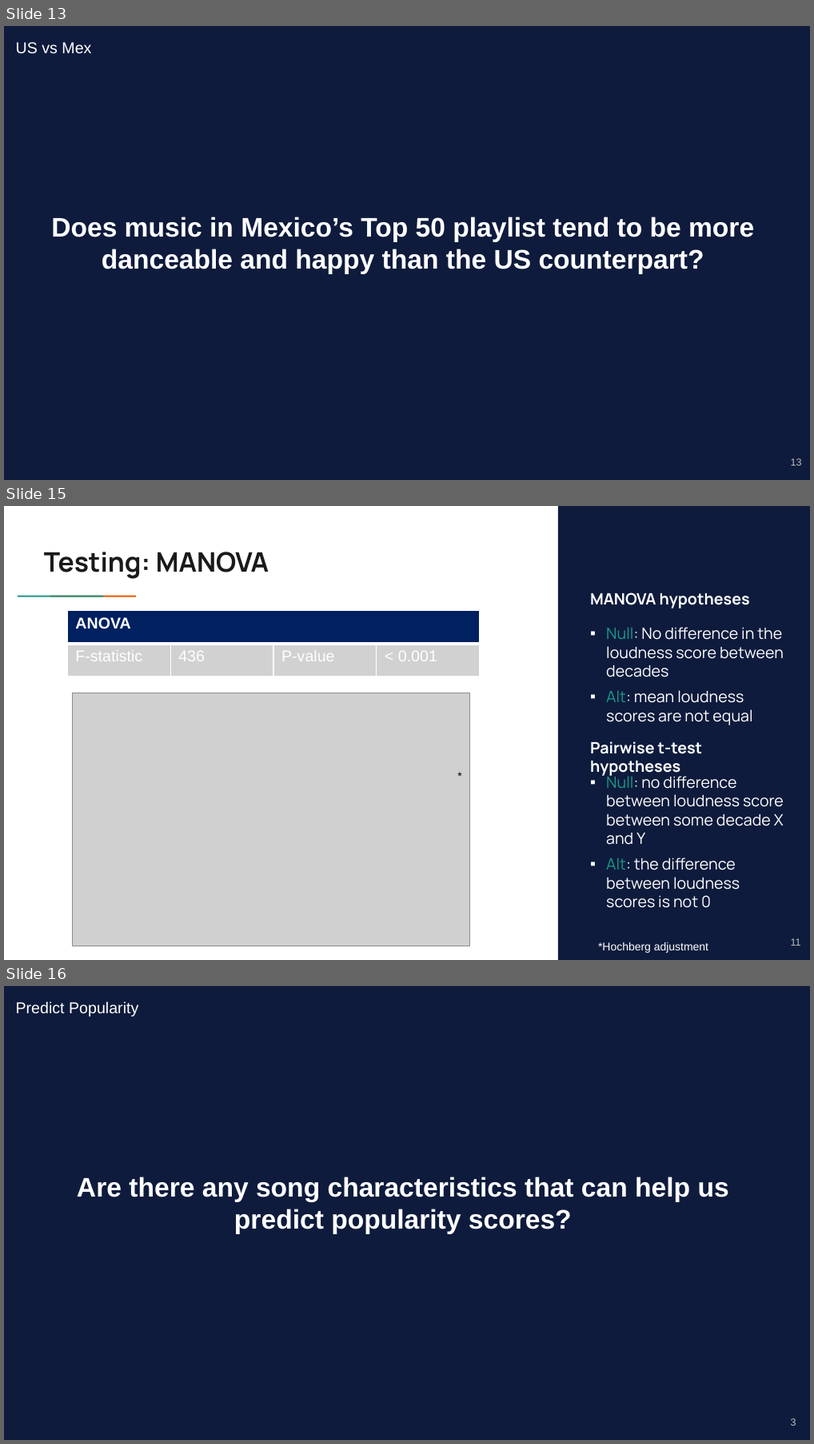
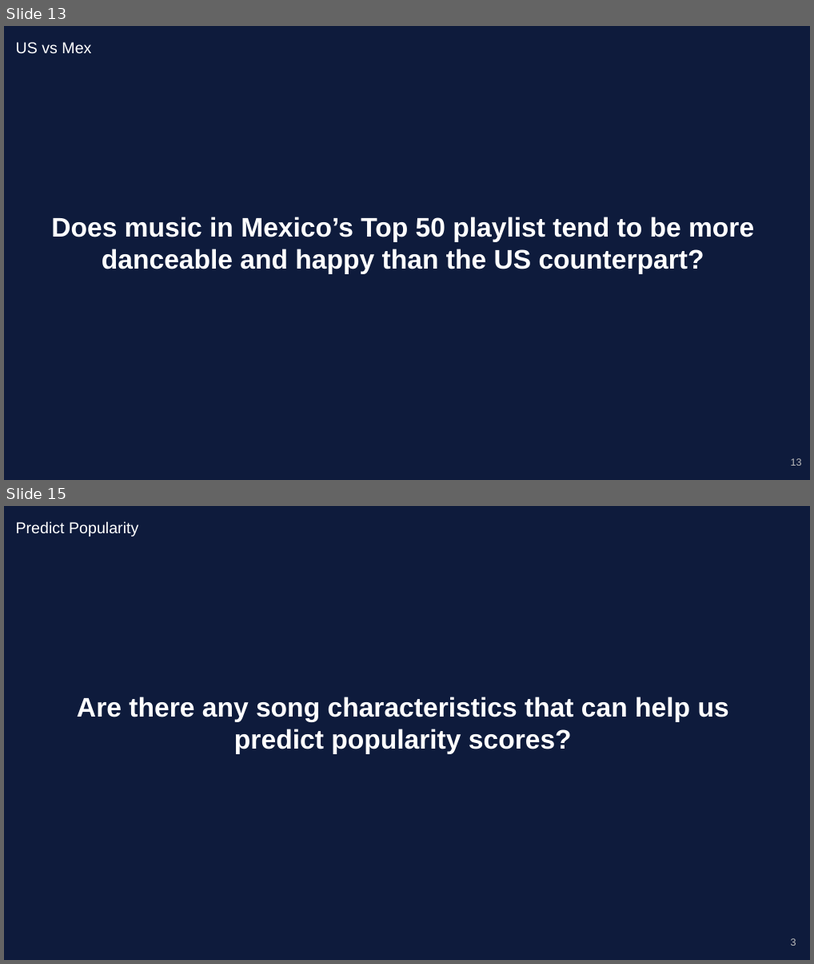
Before and after one commit to ModeEdna/511FinalProject, a slide deck: 511FinalPresentation.pptx. Shown one above the other, each under a label of ours: slides 13, 15 and 16 before the commit, slides 13 and 15 after it; the slides between them are not shown. The pictures are 814x1444 and 814x964 pixels, drawn with LibreOffice and Linux fonts; fonts in the diff are those of the drawing; grey boxes stand for pictures. Boxes give left, top, right and bottom in pixels: in the first picture for what was removed or moved away, otherwise in the second. Text is boxed around its words. In the diff, an @@ line names an element or a change of style, - is before the commit and + after.

```diff
--- a/511FinalPresentation.pptx
+++ b/511FinalPresentation.pptx
@@ slide 15 removed at [4,506,810,960], background #FFFFFF @@
@@ rectangle removed at [558,506,810,959] @@
@@ title removed at [44,552,269,579] @@
-Testing: MANOVA
@@ rectangle removed at [44,594,78,598] @@
@@ rectangle removed at [77,594,110,598] @@
@@ text removed at [590,592,750,608] @@
-MANOVA hypotheses
@@ table removed at [68,611,481,676], 2 rows, 4 columns @@
-ANOVA |  |  | 
-F-statistic | 436 | P-value | < 0.001
@@ text removed at [606,627,784,725] @@
-▪ Null: No difference in the loudness score between decades
-▪ Alt: mean loudness scores are not equal
@@ picture removed at [73,692,470,945] @@
@@ text removed at [590,741,703,777] @@
-Pairwise t-test hypotheses
@@ text removed at [450,765,474,788] @@
-*
@@ text removed at [606,772,784,908] @@
-▪ Null: no difference between loudness score between some decade X and Y
-▪ Alt: the difference between loudness scores is not 0
@@ text removed at [598,942,709,952] @@
-*Hochberg adjustment
@@ text removed at [791,938,802,945] @@
-11
@@ what was slide 16 is now slide 15 @@
```
Also in this commit, not shown: 1 slide changed.
